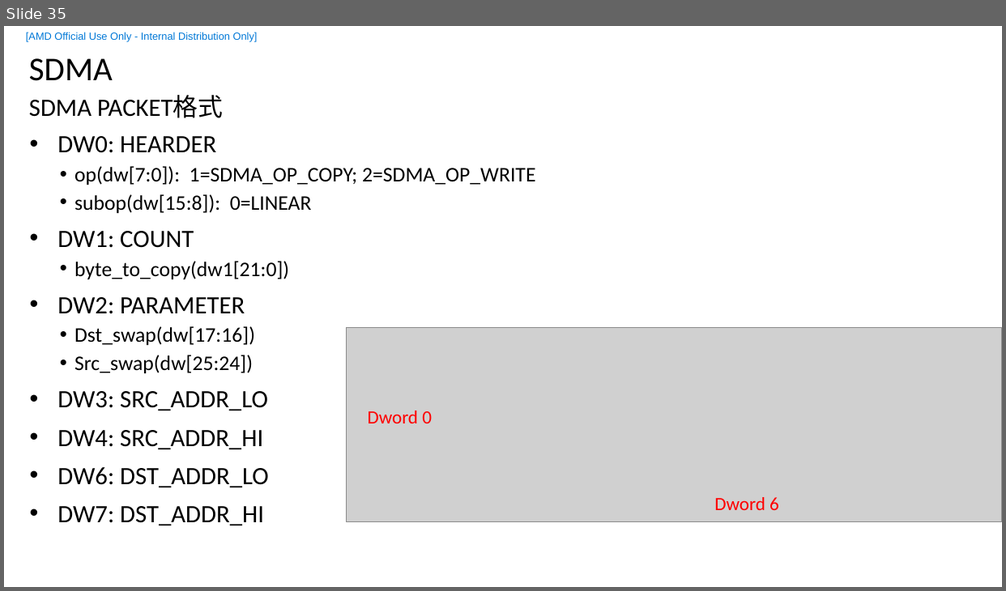
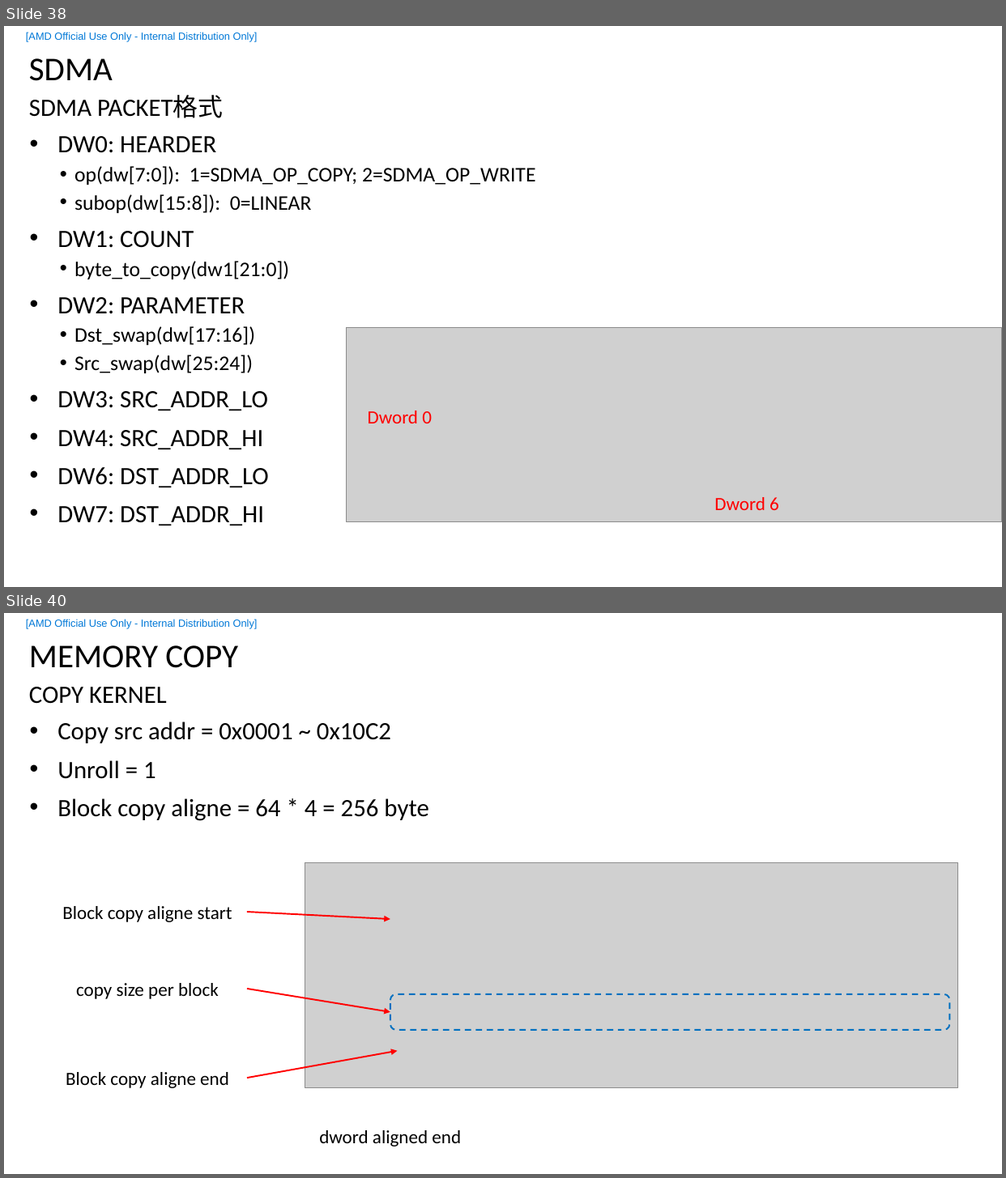
Before and after one commit to feifei14119/KmtHsaStudy, a slide deck: doc/HSA-KMT.pptx. Shown one above the other, each under a label of ours: slide 35 before the commit, slides 38 and 40 after it; the slides between them are not shown. The pictures are 1006x591 and 1006x1178 pixels, drawn with LibreOffice and Linux fonts; fonts in the diff are those of the drawing; grey boxes stand for pictures; background and template pictures are left out. Boxes give left, top, right and bottom in pixels: in the first picture for what was removed or moved away, otherwise in the second. Text is boxed around its words. In the diff, an @@ line names an element or a change of style, - is before the commit and + after.

```diff
--- a/doc/HSA-KMT.pptx
+++ b/doc/HSA-KMT.pptx
@@ slide 40 added at [4,613,1002,1174], background #FFFFFF; not listed: 2 template elements that a slide beside it also shows @@
@@ title added at [29,645,238,668], 32 pt, text #000000 @@
+MEMORY COPY
@@ text added at [29,687,167,704], 24 pt, text #000000 @@
+COPY KERNEL
@@ text added at [57,722,428,821], 24 pt, text #000000 @@
+• Copy src addr = 0x0001 ~ 0x10C2
+• Unroll = 1
+• Block copy aligne = 64 * 4 = 256 byte
@@ picture added at [305,862,957,1088] @@
@@ text added at [62,906,232,922], 18 pt, text #000000 @@
+Block copy aligne start
@@ arrow added from (247, 912) to (390, 919), #FF0000 1.5 pt @@
@@ text added at [76,983,219,999], 18 pt, text #000000 @@
+copy size per block
@@ arrow added from (247, 989) to (390, 1012), #FF0000 1.5 pt @@
@@ rounded rectangle added at [390,995,949,1031], outline #0070C0 1.5 pt dashed @@
@@ text added at [66,1072,229,1088], 18 pt, text #000000 @@
+Block copy aligne end
@@ arrow added from (247, 1078) to (397, 1051), #FF0000 1.5 pt @@
@@ text added at [319,1131,461,1147], 18 pt, text #000000 @@
+dword aligned end
@@ what was slide 35 is now slide 38 @@
```
Also in this commit, not shown: 1 slide changed, 5 other slides added, 1 slide removed, 3 other files.
